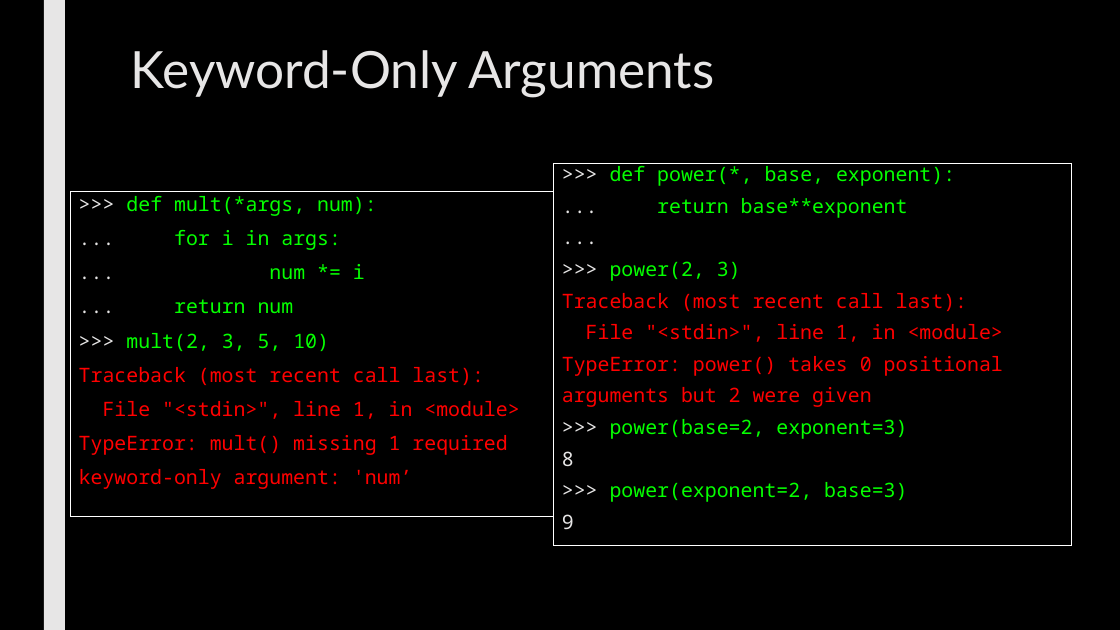
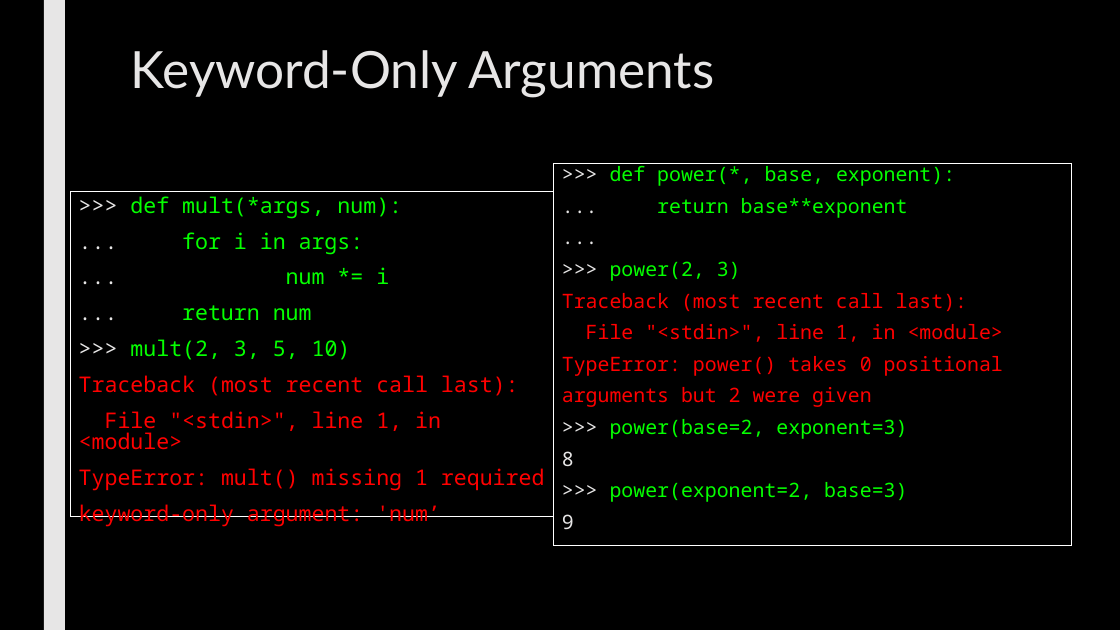
Before and after one commit to max7patek/metaprogramming, a slide deck: slide 5 of slides/03-Closures.pptx. Drawn at 1120x630 pixels with LibreOffice and Linux fonts; fonts in the diff are those of the drawing. Boxes give left, top, right and bottom in pixels: in the first picture for what was removed or moved away, otherwise in the second. Text is boxed around its words. In the diff, an @@ line names an element or a change of style, - is before the commit and + after.

```diff
--- a/slides/03-Closures.pptx
+++ b/slides/03-Closures.pptx
@@ rectangle ">>> def mult(*args, num):" at (71, 192, 554, 517): size 17 to 18.5 pt @@
```
Also in this commit, not shown: 6 other slides changed.
